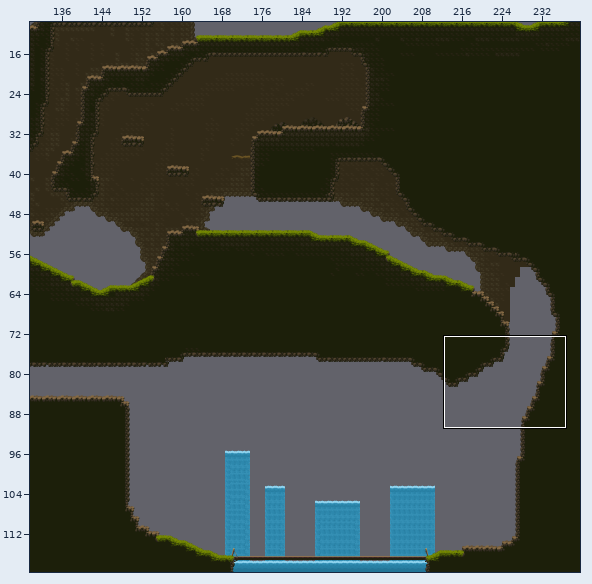
Level history. Tiled map: TiledProject/kingdom_environment_visual_asset_0.tmx. The picture above shows the old version from afar; the outline marks the close-up.
Close-up. The starting point:
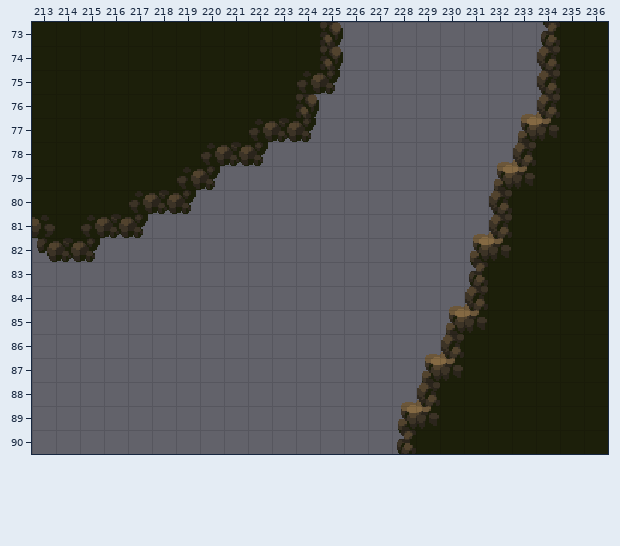
Cells are 16x16 px. Shown: x 213..236, y 73..90. The commit also changed other parts of the map, which this record leaves out.
New version:
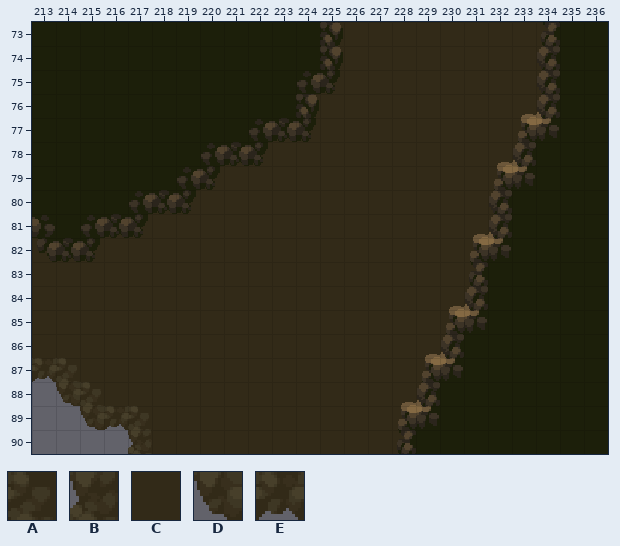
Key: from "kingdom_tileset_visual_asset_1": A 255, B 281, C 282, D 306, E 307.
_ is an empty cell, . an unchanged one.
Changes in this commit:
--- layer "layer_-2"
@@ x 213..234 @@
-73 ............__________
-74 ............__________
-75 ............__________
-76 ...........___________
-77 ..........___________.
-78 ........_____________.
-79 ......._____________..
-80 ....._______________..
-81 ..._________________..
-82 ___________________...
-83 ___________________...
-84 ___________________...
-85 __________________....
-86 __________________....
-87 _________________.....
-88 .________________.....
-89 ..______________......
-90 ....____________......
+73 ............CCCCCCCCCC
+74 ............CCCCCCCCCC
+75 ............CCCCCCCCCC
+76 ...........CCCCCCCCCCC
+77 ..........CCCCCCCCCCC.
+78 ........CCCCCCCCCCCCC.
+79 .......CCCCCCCCCCCCC..
+80 .....CCCCCCCCCCCCCCC..
+81 ...CCCCCCCCCCCCCCCCC..
+82 CCCCCCCCCCCCCCCCCCC...
+83 CCCCCCCCCCCCCCCCCCC...
+84 CCCCCCCCCCCCCCCCCCC...
+85 CCCCCCCCCCCCCCCCCC....
+86 CCCCCCCCCCCCCCCCCC....
+87 EACCCCCCCCCCCCCCC.....
+88 .DACCCCCCCCCCCCCC.....
+89 ..DEACCCCCCCCCCC......
+90 ....BCCCCCCCCCCC......
Pixel boxes of the changes (left, top, right, bottom) in both close-ups:
added: (32, 22, 548, 454)
